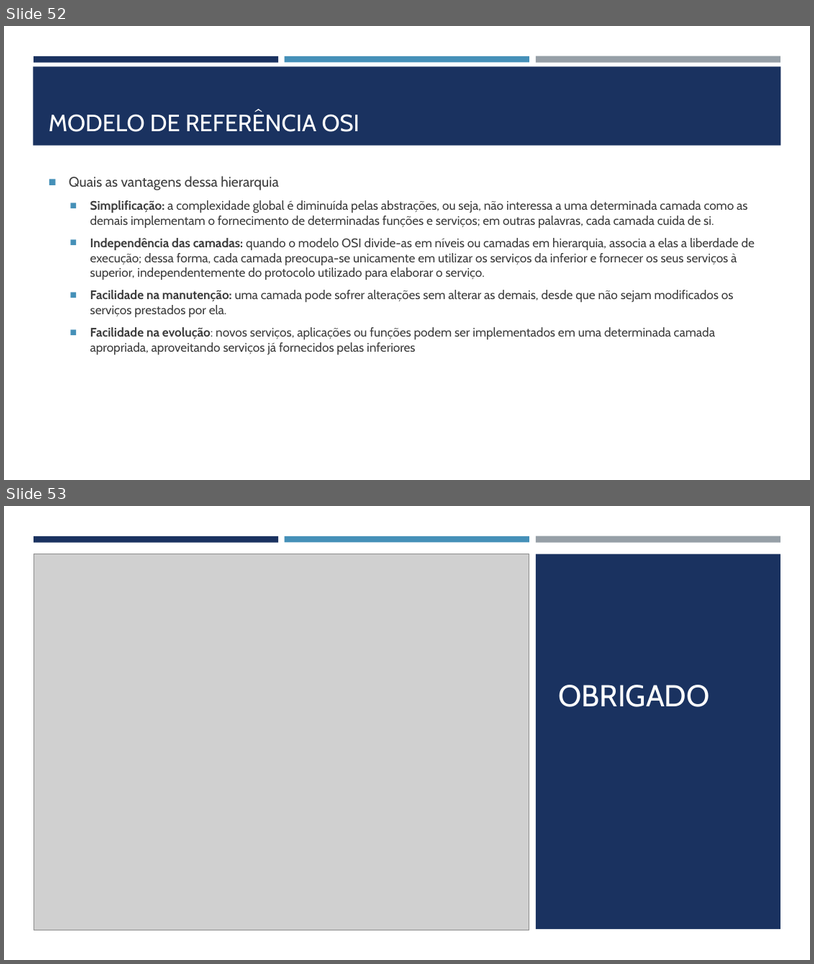
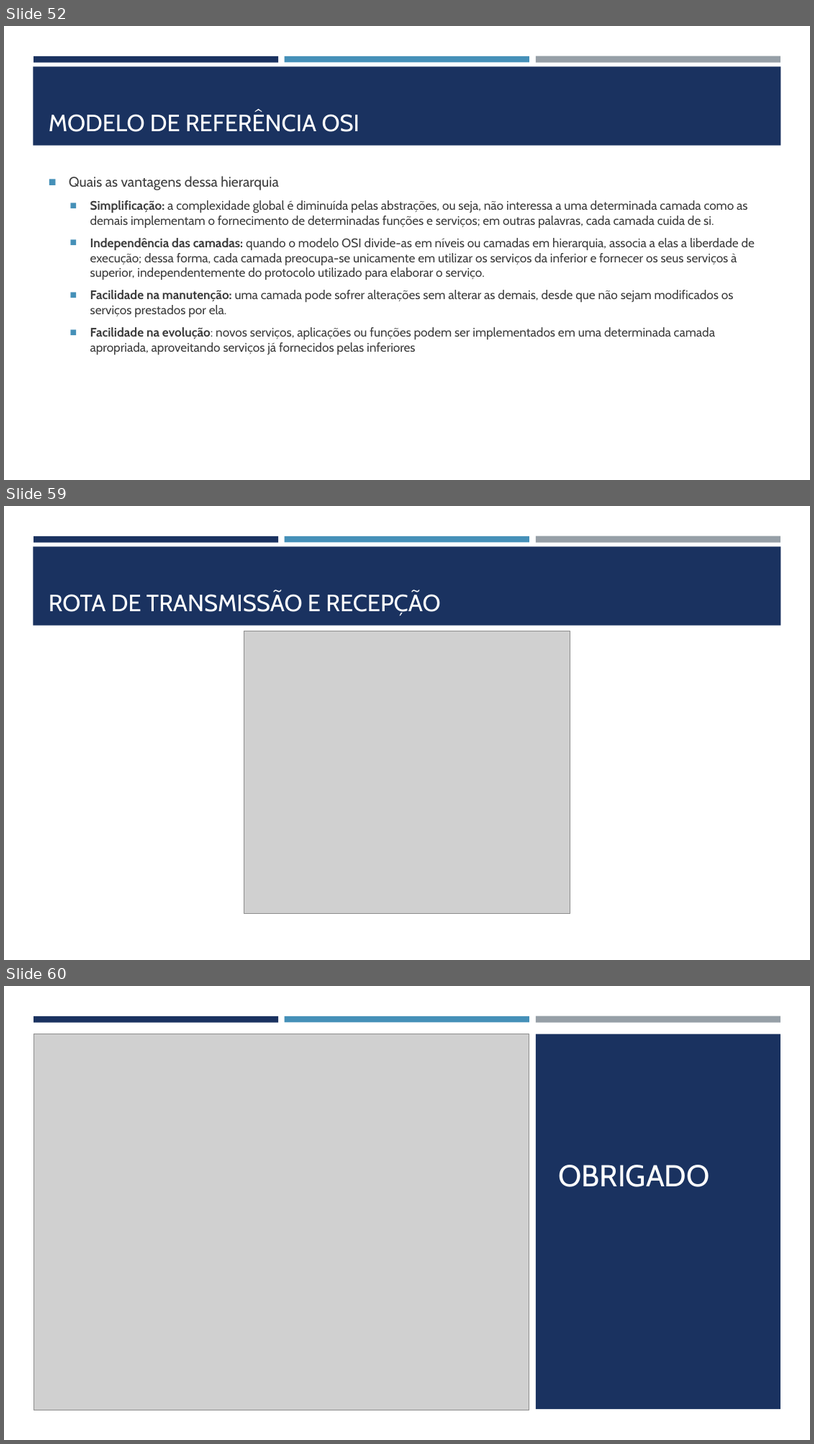
Before and after one commit to joelteixeiradacunha/aulas_php_mysql, a slide deck: Redes/REDES DE COMPUTADORES.pptx. Shown one above the other, each under a label of ours: slides 52 and 53 before the commit, slides 52, 59 and 60 after it; the slides between them are not shown. The pictures are 814x964 and 814x1444 pixels, drawn with LibreOffice and Linux fonts; fonts in the diff are those of the drawing; grey boxes stand for pictures. Boxes give left, top, right and bottom in pixels: in the first picture for what was removed or moved away, otherwise in the second. Text is boxed around its words. In the diff, an @@ line names an element or a change of style, - is before the commit and + after.

```diff
--- a/Redes/REDES DE COMPUTADORES.pptx
+++ b/Redes/REDES DE COMPUTADORES.pptx
@@ slide 59 added at (4,506,810,960), background #FFFFFF; not listed: 4 template elements that a slide beside it also shows @@
@@ title added at (49,592,440,615), 28 pt, text #FFFFFF @@
+ROTA DE TRANSMISSÃO E RECEPÇÃO
@@ picture added at (244,631,570,913) @@
@@ what was slide 53 is now slide 60 @@
```
Also in this commit, not shown: 6 other slides added, 1 other file.
